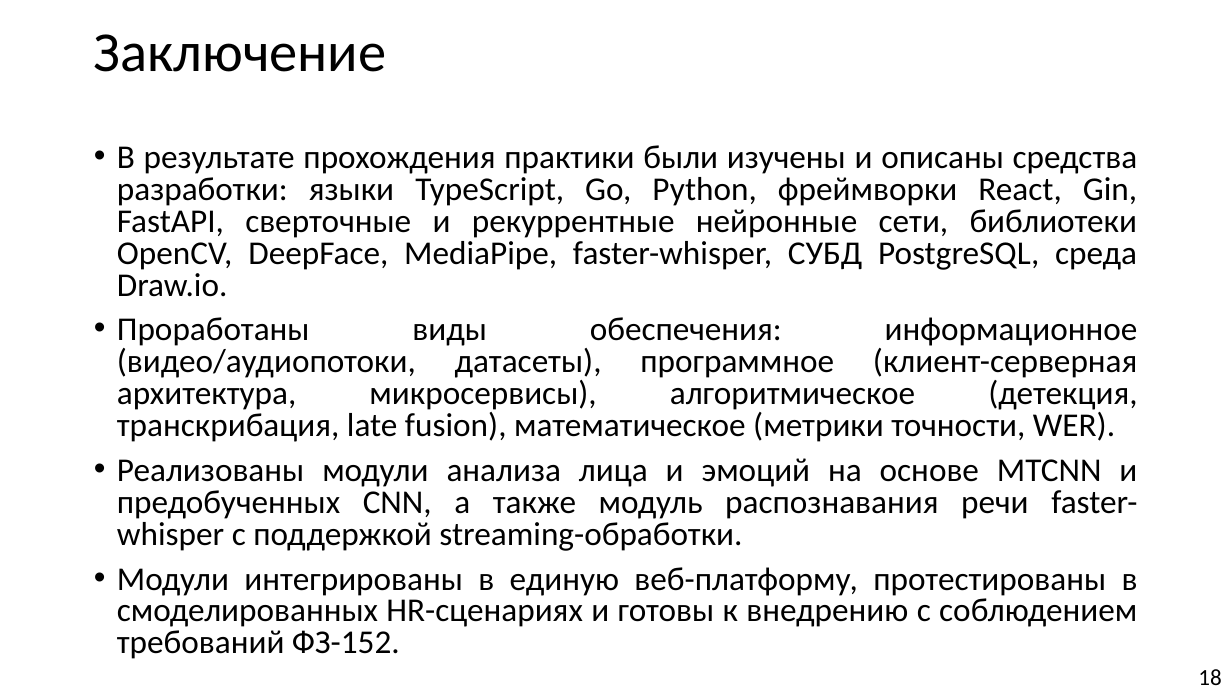
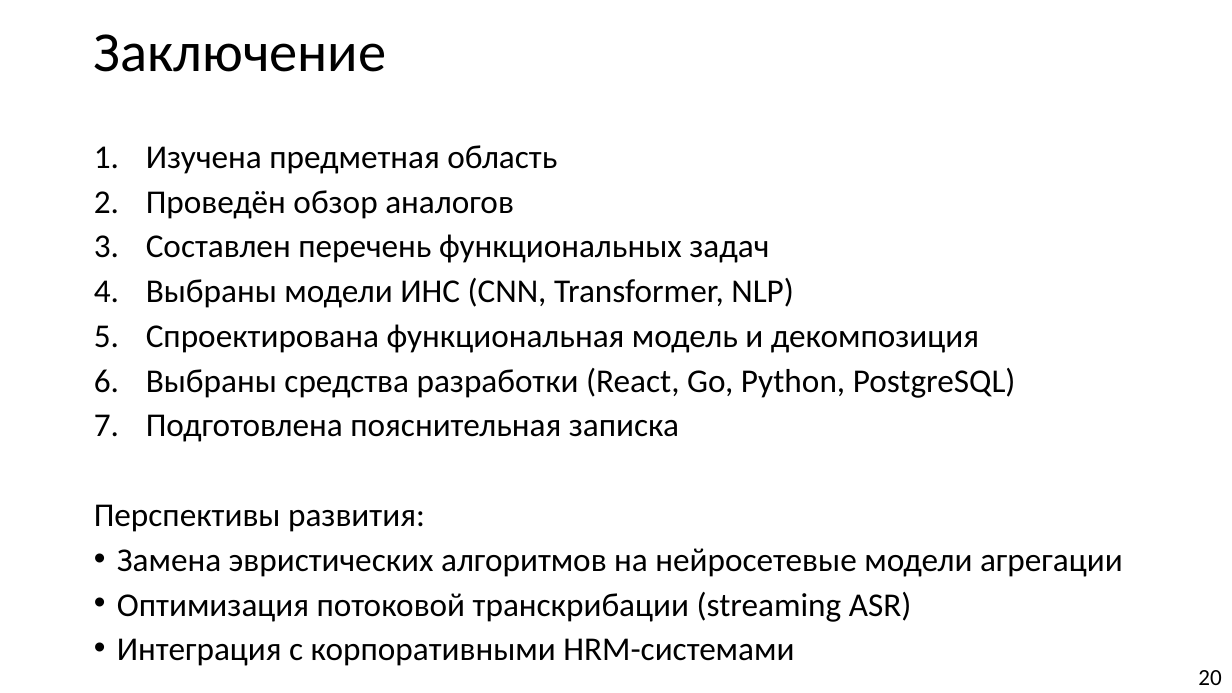
Before and after one commit to Hetsunya/diplom-docs, a slide deck: slide 20 of вкр/презентация по_преддипломной_практике_Демьянцев_Виталий_Владиславович_606_22 (1).pptx (slide 18 before the commit). Drawn at 1232x693 pixels with LibreOffice and Linux fonts; fonts in the diff are those of the drawing. Boxes give left, top, right and bottom in pixels: in the first picture for what was removed or moved away, otherwise in the second. Text is boxed around its words. In the diff, an @@ line names an element or a change of style, - is before the commit and + after.

```diff
--- a/вкр/презентация по_преддипломной_практике_Демьянцев_Виталий_Владиславович_606_22 (1).pptx
+++ b/вкр/презентация по_преддипломной_практике_Демьянцев_Виталий_Владиславович_606_22 (1).pptx
@@ text at (94,145,1123,666): text changed @@
-• В результате прохождения практики были изучены и описаны средства разработки: языки TypeScript, Go, Python, фреймворки React, Gin, FastAPI, сверточные и рекуррентные нейронные сети, библиотеки OpenCV, DeepFace, MediaPipe, faster-whisper, СУБД PostgreSQL, среда Draw.io.
-• Проработаны виды обеспечения: информационное (видео/аудиопотоки, датасеты), программное (клиент-серверная архитектура, микросервисы), алгоритмическое (детекция, транскрибация, late fusion), математическое (метрики точности, WER).
-• Реализованы модули анализа лица и эмоций на основе MTCNN и предобученных CNN, а также модуль распознавания речи faster-whisper с поддержкой streaming-обработки.
-• Модули интегрированы в единую веб-платформу, протестированы в смоделированных HR-сценариях и готовы к внедрению с соблюдением требований ФЗ-152.
+1. Изучена предметная область
+2. Проведён обзор аналогов
+3. Составлен перечень функциональных задач
+4. Выбраны модели ИНС (CNN, Transformer, NLP)
+5. Спроектирована функциональная модель и декомпозиция
+6. Выбраны средства разработки (React, Go, Python, PostgreSQL)
+7. Подготовлена пояснительная записка
+Перспективы развития:
+• Замена эвристических алгоритмов на нейросетевые модели агрегации
+• Оптимизация потоковой транскрибации (streaming ASR)
+• Интеграция с корпоративными HRM-системами
@@ page number at (1198,670,1221,685): text changed @@
-18
+20
```
Also in this commit, not shown: 7 other slides changed, 8 slides added, 6 slides removed, 4 other files.
